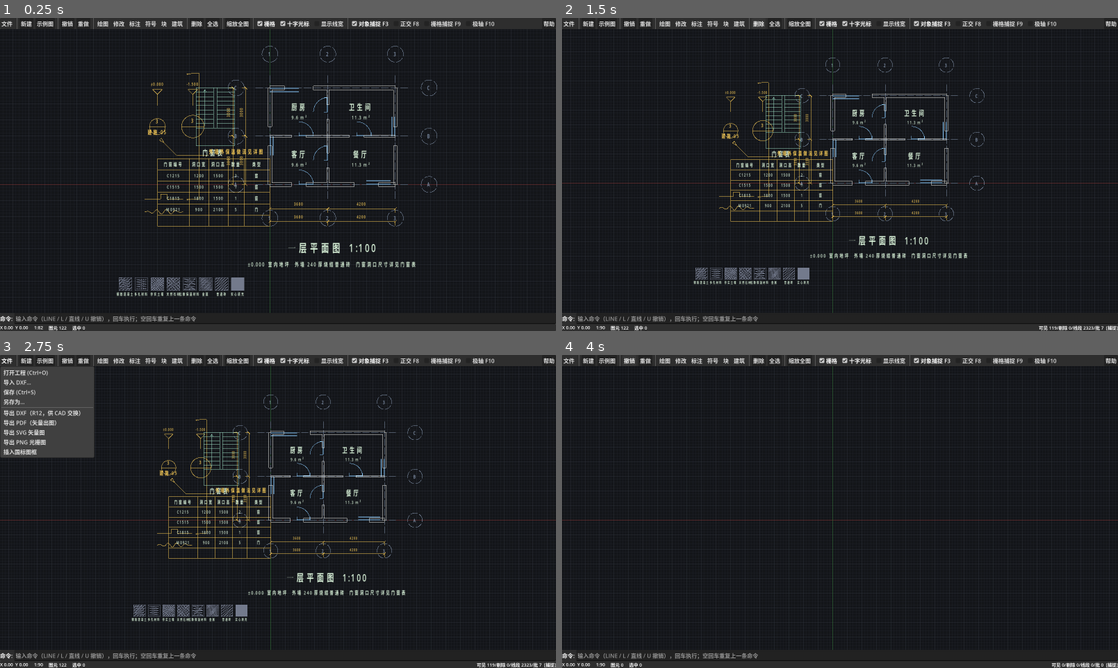
Above: before the commit, frames 1-4 (two rows, left to right).
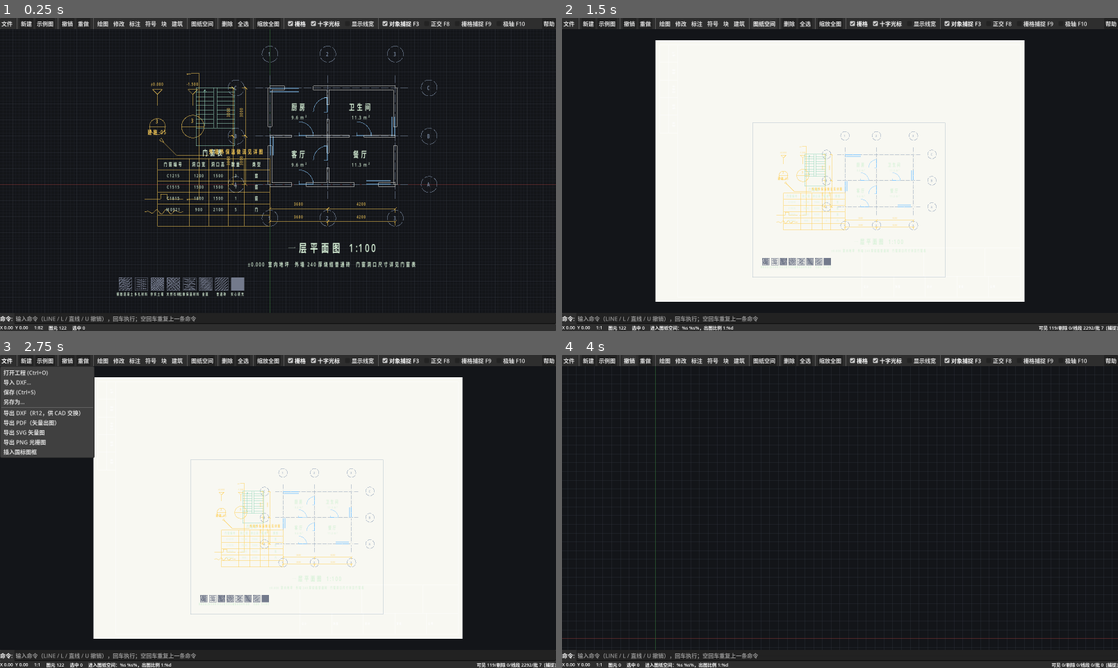
Above: after the commit, the same moments.

Repository: v-dao/HouseBuilder
Game: Godot game, scene res://src/main.tscn
Same seed, same stepped clock (60 frames per second), same inputs: the game is played once before the commit and once after it.
Inputs (mouse positions are in pixels of both pictures, inside the frame that each line leads up to):
- Up to frame 1 (0.25 s): no input
- Up to frame 2 (1.5 s): click "示例图" at 0.5 s; click (762, 24) at 1.25 s, where only the run after the commit has a clickable "图纸空间"
- Up to frame 3 (2.75 s): click "文件" at 2 s
- Up to frame 4 (4 s): click "新建" at 2.75 s; click "撤销" at 3.5 s

The runs differ from the first frame. In frame 1, 0.7% of the frame differs, in the area x 34-95%, y 0-4%; in frame 2, 57%, in the area x 0-100%, y 0-100%; in frame 3, 57%; in frame 4, 1.7%.

Commit message:
P3-完成: 图纸空间（布局 + 视口 + 模型/图纸切换）
CadLayout（src/core/cad_layout.gd）
模型空间是 1:1 真实尺寸，图纸空间是"一张纸"。
布局的作用是把模型空间的一块区域按指定比例摆到纸上 ——
这样出图时线宽、字号、符号大小都按图纸毫米取值，所见即所得。
每个布局含幅面（A0~A4/加长）、横竖式、一个或多个视口、
以及标题栏字段。数据结构已按"一纸多视口"设计（viewports 数组），
本实现先用单视口，后续扩展不需要改格式。

比例自动吸附到国标常用值（1:1 1:2 1:5 1:10 … 1:100 1:200，GB/T 50001 第 6 章），
并保证视口不越出纸张、不压住标题栏。

渲染
- 图纸空间下 view 按**图纸毫米**解释，纸张、图框、标题栏、会签栏都以 1:1 绘制
- 视口内的模型内容经「模型 -> 图纸 -> 屏幕」复合变换绘制：
  zoom = view.zoom / 视口比例，center = 模型中心 - (视口中心 - 视图中心) * 比例
- 视口边界裁剪：不裁剪的话视口外的模型会溢到图纸其他区域上
- 视口内线宽按**纸张缩放**换算（renderer.px_per_mm = view.zoom），
  而不是固定常数 —— 1.0mm 的墙线在纸上必须真的是 1.0mm，否则布局失去意义

UI：工具栏「图纸空间」按钮在模型/图纸之间切换

陷阱（已记入 docs/GDScript编码约定与陷阱.md）
- 内部类名不能与引擎原生类重名：CadLayout 里原本叫 Viewport，
  与 Godot 原生 Viewport 冲突。这已是本项目第二次踩（前有 TextEdit），
  故把这条写进文档

测试：新增 26 项断言，累计 1540 项全通过

Diff:
--- a/src/app/main_window.gd
+++ b/src/app/main_window.gd
@@ -88,6 +88,8 @@
 	hb.add_child(_cmd_menu("符号", ["符号"]))
 	hb.add_child(_cmd_menu("块", ["块"]))
 	hb.add_child(_cmd_menu("建筑", ["建筑"]))
+	hb.add_child(VSeparator.new())
+	hb.add_child(_btn("图纸空间", func() -> void: _toggle_layout()))
 	hb.add_child(VSeparator.new())
 	hb.add_child(_btn("删除", func() -> void: viewport.delete_selection()))
 	hb.add_child(_btn("全选", func() -> void: viewport.select_all()))
@@ -464,6 +466,20 @@
 # 交互回调
 # ---------------------------------------------------------------------------
 
+## 在模型空间与图纸空间之间切换
+func _toggle_layout() -> void:
+	if viewport.is_layout_mode():
+		viewport.exit_layout()
+		_show_status("回到模型空间")
+	else:
+		viewport.enter_layout()
+		var l := doc.current_layout()
+		if l != null:
+			_show_status("进入图纸空间：%s %s%，出图比例 1:%d" % [
+				l.format, "竖式" if l.portrait else "横式", int(l.main_viewport().scale)])
+	_refresh_status()
+
+
 func _run(name: String) -> void:
 	cmd_edit.text = ""
 	viewport.run_command_by_name(name)
--- a/src/core/cad_document.gd
+++ b/src/core/cad_document.gd
@@ -47,6 +47,12 @@
 ## 图形单位：国标建筑图以毫米为单位
 var unit_name: String = "mm"
 
+# --- 图纸空间 ---
+## 图纸空间布局（一张图纸 = 一个布局）
+var layouts: Array = []
+## 当前激活的布局下标。-1 表示在模型空间。
+var active_layout: int = -1
+
 # --- 撤销 ---
 var undo: UndoStack = UndoStack.new()
 
@@ -133,6 +139,19 @@
 
 func entity_count() -> int:
 	return entities.size()
+
+
+## 当前激活的布局，模型空间时返回 null
+func current_layout() -> CadLayout:
+	if active_layout < 0 or active_layout >= layouts.size():
+		return null
+	return layouts[active_layout]
+
+
+func ensure_layout(name := "布局1", format := "A3", portrait := false) -> CadLayout:
+	if layouts.is_empty():
+		layouts.append(CadLayout.make(name, format, portrait))
+	return layouts[0]
 
 
 ## 文档外包盒
--- /dev/null
+++ b/src/core/cad_layout.gd
@@ -0,0 +1,164 @@
+class_name CadLayout
+extends RefCounted
+## 图纸空间的一个布局（一张图纸）。
+##
+## 模型空间是 1:1 的真实尺寸，图纸空间是"一张纸"。
+## 布局的作用是把模型空间的一块区域，按指定比例摆到纸上 ——
+## 这样出图时线宽、字号、符号大小都按图纸毫米取值，所见即所得。
+##
+## 本实现每个布局只有一个视口（一个模型区域的矩形开窗）。
+## 真实 CAD 支持一纸多视口（例如一张图上同时放平面图和详图），
+## 那是同一套机制叠加，留待后续扩展 —— 数据结构已经能容纳（viewports 数组）。
+
+## 视口：模型空间的一块区域映射到纸上的一个矩形
+class PaperView:
+	extends RefCounted
+	## 在图纸上的位置与大小（图纸毫米，原点在纸张左下角）
+	var paper_rect := Rect2(0, 0, 100, 100)
+	## 视口中心对应的模型坐标（模型毫米）
+	var model_center := Vector2.ZERO
+	## 出图比例分母：1:100 时为 100
+	var scale := 100.0
+	## 是否锁定（锁定后不能在视口内平移模型）
+	var locked := false
+	## 视口边框是否打印
+	var print_border := false
+
+	func duplicate_vp() -> PaperView:
+		var v := PaperView.new()
+		v.paper_rect = paper_rect
+		v.model_center = model_center
+		v.scale = scale
+		v.locked = locked
+		v.print_border = print_border
+		return v
+
+	## 视口覆盖的模型区域
+	func model_rect() -> Rect2:
+		var half := paper_rect.size * scale * 0.5
+		return Rect2(model_center - half, half * 2.0)
+
+	## 模型坐标 -> 图纸毫米
+	func model_to_paper(p: Vector2) -> Vector2:
+		return paper_rect.position + paper_rect.size * 0.5 + (p - model_center) / maxf(scale, 1.0e-6)
+
+
+var name := "布局1"
+## 幅面名（A0~A4 或加长幅面），与 GbSheet 一致
+var format := "A3"
+var portrait := false
+var viewports: Array = []
+## 关联的图框字段（工程名称/图名/图号等），出图时写进标题栏
+var title_fields: Dictionary = {}
+
+
+static func make(p_name: String, p_format := "A3", p_portrait := false) -> CadLayout:
+	var l := CadLayout.new()
+	l.name = p_name
+	l.format = p_format
+	l.portrait = p_portrait
+	l.viewports.append(PaperView.new())
+	return l
+
+
+## 纸张尺寸（图纸毫米，已按横竖式调整）
+func paper_size() -> Vector2:
+	var s := GbSheet.sheet_size(format)
+	if s.x <= 0.0:
+		s = Vector2(420.0, 297.0)
+	if portrait:
+		return Vector2(s.y, s.x)
+	return s
+
+
+## 首个视口
+func main_viewport() -> PaperView:
+	if viewports.is_empty():
+		viewports.append(PaperView.new())
+	return viewports[0] as PaperView
+
+
+## 让首个视口恰好框住给定的模型区域，并按纸张可用面积取整到常用比例
+func fit_model_to_paper(model_rect: Rect2, margin_mm := 10.0) -> void:
+	var paper := paper_size()
+	var vp := main_viewport()
+	# 图框内缩（与 GbSheet.build_frame 保持一致：左 25 装订边，其余 5~10）
+	var m := GbSheet.margins(format)
+	var inner := Rect2(Vector2(float(m[0]), float(m[1])),
+		paper - Vector2(float(m[0]) + float(m[1]), float(m[1]) * 2.0))
+	# 标题栏占去右下角 180x56，视口不与它重叠
+	var avail := Rect2(inner.position, inner.size - Vector2(0.0, GbSheet.TITLE_H + margin_mm))
+	# 选一个不小于需求的常用比例，保证内容完整落在视口内
+	var need := Vector2(maxf(model_rect.size.x, 1.0), maxf(model_rect.size.y, 1.0))
+	var usable := avail.size - Vector2(margin_mm * 2.0, margin_mm * 2.0)
+	var ratio := maxf(need.x / maxf(usable.x, 1.0), need.y / maxf(usable.y, 1.0))
+	var scale := _snap_scale(ratio)
+	vp.scale = scale
+	vp.model_center = model_rect.position + model_rect.size * 0.5
+	vp.paper_rect = Rect2(avail.position + Vector2(margin_mm, margin_mm),
+		need / scale + Vector2(margin_mm, margin_mm) * 2.0)
+	# 视口不能超出可用区域
+	vp.paper_rect.size = Vector2(minf(vp.paper_rect.size.x, avail.size.x),
+		minf(vp.paper_rect.size.y, avail.size.y))
+	vp.paper_rect.position = avail.position + (avail.size - vp.paper_rect.size) * 0.5
+
+
+## 把比例吸附到国标常用比例（GB/T 50001 第 6 章：1:1 1:2 1:5 1:10 …）
+static func _snap_scale(ratio: float) -> float:
+	var series := [1.0, 2.0, 2.5, 5.0, 10.0, 15.0, 20.0, 25.0, 30.0, 50.0,
+		100.0, 150.0, 200.0, 300.0, 500.0, 1000.0, 2000.0]
+	for s in series:
+		if s >= ratio:
+			return float(s)
+	return 5000.0
+
+
+func duplicate_layout() -> CadLayout:
+	var l := CadLayout.make(name, format, portrait)
+	l.viewports.clear()
+	for v in viewports:
+		l.viewports.append((v as PaperView).duplicate_vp())
+	l.title_fields = title_fields.duplicate()
+	return l
+
+
+func to_dict() -> Dictionary:
+	var vps := []
+	for v in viewports:
+		var vp := v as PaperView
+		vps.append({
+			"paper_rect": [vp.paper_rect.position.x, vp.paper_rect.position.y,
+				vp.paper_rect.size.x, vp.paper_rect.size.y],
+			"model_center": [vp.model_center.x, vp.model_center.y],
+			"scale": vp.scale,
+			"locked": vp.locked,
+			"print_border": vp.print_border,
+		})
+	return {
+		"name": name, "format": format, "portrait": portrait,
+		"title_fields": title_fields.duplicate(), "viewports": vps,
+	}
+
+
+static func from_dict(d: Dictionary) -> CadLayout:
+	var l := CadLayout.new()
+	l.name = String(d.get("name", "布局1"))
+	l.format = String(d.get("format", "A3"))
+	l.portrait = bool(d.get("portrait", false))
+	var tf = d.get("title_fields", {})
+	if tf is Dictionary:
+		l.title_fields = (tf as Dictionary).duplicate()
+	l.viewports.clear()
+	for vd in (d.get("viewports", []) as Array):
+		var v := PaperView.new()
+		var pr: Array = (vd as Dictionary).get("paper_rect", [0, 0, 100, 100])
+		v.paper_rect = Rect2(float(pr[0]), float(pr[1]), float(pr[2]), float(pr[3]))
+		var mc: Array = (vd as Dictionary).get("model_center", [0, 0])
+		v.model_center = Vector2(float(mc[0]), float(mc[1]))
+		v.scale = float((vd as Dictionary).get("scale", 100.0))
+		v.locked = bool((vd as Dictionary).get("locked", false))
+		v.print_border = bool((vd as Dictionary).get("print_border", false))
+		l.viewports.append(v)
+	if l.viewports.is_empty():
+		l.viewports.append(PaperView.new())
+	return l
--- a/src/io/native_format.gd
+++ b/src/io/native_format.gd
@@ -119,9 +119,17 @@
 		"dim_styles": dss,
 		"blocks": blks,
 		"entities": ents,
+		"layouts": _layouts_to_arr(doc),
 		# 预留：三维模型 / 施工工序 / 工程量 等后续阶段的数据
 		"extensions": {},
 	}
+
+
+static func _layouts_to_arr(doc: CadDocument) -> Array:
+	var out := []
+	for l in doc.layouts:
+		out.append((l as CadLayout).to_dict())
+	return out
 
 
 static func _dim_style_to_dict(ds: CadDimStyle) -> Dictionary:
@@ -240,6 +248,7 @@
 	_load_dim_styles(doc, d.get("dim_styles", {}))
 	_load_blocks(doc, d.get("blocks", {}))
 	_load_settings(doc, d.get("settings", {}))
+	_load_layouts(doc, d.get("layouts", []))
 
 	# 图元：先全部加入（此时块已就位，块引用能解析到定义）
 	var ents = d.get("entities", [])
@@ -367,6 +376,14 @@
 		doc.blocks[b.name] = b
 
 
+static func _load_layouts(doc: CadDocument, src) -> void:
+	doc.layouts.clear()
+	doc.active_layout = -1
+	for ld in (src as Array):
+		if ld is Dictionary:
+			doc.layouts.append(CadLayout.from_dict(ld))
+
+
 static func _load_settings(doc: CadDocument, src) -> void:
 	if not (src is Dictionary):
 		return
--- a/src/render/cad_renderer.gd
+++ b/src/render/cad_renderer.gd
@@ -25,6 +25,11 @@
 var max_segments: int = 400000
 ## 全局线型比例
 var ltscale: float = 1.0
+## 图纸空间视口的裁剪矩形（屏幕坐标）。enabled 为假时不裁剪。
+## 没有裁剪的话，视口外的模型内容会溢出到图纸的其他区域上。
+var clip_enabled := false
+var clip_rect := Rect2()
+
 ## 屏幕字高小于此像素数则跳过绘制
 var min_text_px: int = 5
 var max_text_px: int = 600
@@ -212,7 +217,50 @@
 	var model_pairs := PackedVector2Array()
 	_append_dashed(model_pairs, poly, pattern, c.is_closed())
 	if model_pairs.size() >= 2:
-		bucket.append_array(xf * model_pairs)
+		var screen_pairs := xf * model_pairs
+		if clip_enabled:
+			for k in range(0, screen_pairs.size() - 1, 2):
+				_push_seg(bucket, screen_pairs[k], screen_pairs[k + 1])
+		else:
+			bucket.append_array(screen_pairs)
+
+
+## 线段入桶。开启裁剪时先对屏幕空间的线段做矩形裁剪。
+func _push_seg(bucket: PackedVector2Array, a: Vector2, b: Vector2) -> void:
+	if not clip_enabled:
+		bucket.append(a)
+		bucket.append(b)
+		return
+	var r := _clip_seg_rect(a, b, clip_rect)
+	if r.size() == 2:
+		bucket.append(r[0])
+		bucket.append(r[1])
+
+
+## 线段对矩形裁剪（Liang-Barsky）
+static func _clip_seg_rect(a: Vector2, b: Vector2, r: Rect2) -> PackedVector2Array:
+	var dx := b.x - a.x
+	var dy := b.y - a.y
+	var t0 := 0.0
+	var t1 := 1.0
+	var p := PackedFloat64Array([-dx, dx, -dy, dy])
+	var q := PackedFloat64Array([a.x - r.position.x,
+		r.position.x + r.size.x - a.x,
+		a.y - r.position.y,
+		r.position.y + r.size.y - a.y])
+	for i in range(4):
+		if absf(p[i]) <= 1.0e-12:
+			if q[i] < 0.0:
+				return PackedVector2Array()
+		else:
+			var t := q[i] / p[i]
+			if p[i] < 0.0:
+				t0 = maxf(t0, t)
+			else:
+				t1 = minf(t1, t)
+	if t0 > t1:
+		return PackedVector2Array()
+	return PackedVector2Array([a + Vector2(dx, dy) * t0, a + Vector2(dx, dy) * t1])
 
 
 func _append_segments(bucket: PackedVector2Array, pts: PackedVector2Array, closed: bool) -> void:
@@ -221,12 +269,10 @@
 		return
 	var n := pts.size()
 	for i in range(n - 1):
-		bucket.append(pts[i])
-		bucket.append(pts[i + 1])
+		_push_seg(bucket, pts[i], pts[i + 1])
 	# 闭合折线补上首尾段（细分结果通常已首尾重合，故先判重）
 	if closed and n > 2 and not pts[0].is_equal_approx(pts[n - 1]):
-		bucket.append(pts[n - 1])
-		bucket.append(pts[0])
+		_push_seg(bucket, pts[n - 1], pts[0])
 	_seg_count += maxi(n - 1, 0)
 
 
@@ -304,8 +350,7 @@
 			continue
 		var scr := view_xf * pts
 		for i in range(scr.size()):
-			bucket.append(scr[i])
-			bucket.append(scr[(i + 1) % scr.size()])
+			_push_seg(bucket, scr[i], scr[(i + 1) % scr.size()])
 		_seg_count += scr.size()
 
 
--- a/src/ui/cad_viewport.gd
+++ b/src/ui/cad_viewport.gd
@@ -56,6 +56,9 @@
 var _panning := false
 var _pan_anchor := Vector2.ZERO
 var _mouse_inside := false
+## 图框几何缓存：图纸空间下按布局参数生成一次，避免每帧重建
+var _frame_doc: CadDocument = null
+var _frame_key := ""
 
 
 func _ready() -> void:
@@ -142,8 +145,16 @@
 # 绘制
 # ---------------------------------------------------------------------------
 
+## 当前是否处于图纸空间
+func is_layout_mode() -> bool:
+	return doc != null and doc.current_layout() != null
+
+
 func _draw() -> void:
 	draw_rect(Rect2(Vector2.ZERO, size), bg_color)
+	if is_layout_mode():
+		_draw_layout()
+		return
 	if show_grid:
 		_draw_grid()
 	if show_axes:
@@ -169,6 +180,111 @@
 		_draw_selection_box()
 	if show_crosshair and _mouse_inside:
 		_draw_crosshair()
+
+
+## 图纸空间绘制。
+##
+## 坐标语义：此时 view.center / view.zoom 按**图纸毫米**解释，
+## 于是纸张、图框、标题栏都以 1:1 的真实图纸尺寸绘制。
+## 每个视口再把模型内容经「模型 -> 图纸 -> 屏幕」的复合变换画进来，
+## 并裁剪到视口边界 —— 不裁剪的话视口外的模型会溢到图纸其他区域上。
+func _draw_layout() -> void:
+	var layout := doc.current_layout()
+	if layout == null:
+		return
+	# 纸张
+	var paper := layout.paper_size()
+	var p0 := view.to_screen(Vector2.ZERO)
+	var p1 := view.to_screen(paper)
+	var pr := Rect2(p0, Vector2.ZERO).merge(Rect2(p1, Vector2.ZERO))
+	draw_rect(pr, Color(0.97, 0.97, 0.95))
+	draw_rect(pr, Color(0.35, 0.38, 0.42), false, 1.0)
+
+	# 图框 + 标题栏 + 会签栏（按布局参数缓存）
+	_draw_frame(layout)
+
+	# 各视口内的模型内容
+	for v in layout.viewports:
+		_draw_paper_view(layout, v as CadLayout.PaperView)
+
+
+func _draw_frame(layout: CadLayout) -> void:
+	var key := "%s|%s|%s" % [layout.format, str(layout.portrait), str(layout.title_fields)]
+	if _frame_doc == null or key != _frame_key:
+		var fd := CadDocument.new()
+		fd.plot_scale = 1.0
+		GbSheet.build_frame(fd, layout.format, layout.portrait, layout.title_fields)
+		_frame_doc = fd
+		_frame_key = key
+	# 图框按 1:1 图纸尺寸生成，与纸张空间的坐标语义一致，直接画
+	renderer.ltscale = 1.0
+	renderer.clip_enabled = false
+	renderer.draw(_frame_doc, view, self)
+
+
+func _draw_paper_view(layout: CadLayout, vp: CadLayout.PaperView) -> void:
+	# 视口边界：出图时默认不打印，故用浅色提示，屏幕上仍可见
+	var a := view.to_screen(vp.paper_rect.position)
+	var b := view.to_screen(vp.paper_rect.position + vp.paper_rect.size)
+	var screen_rect := Rect2(a, Vector2.ZERO).merge(Rect2(b, Vector2.ZERO))
+	if not vp.print_border:
+		draw_rect(screen_rect, Color(0.45, 0.55, 0.65, 0.5), false, 1.0)
+
+	# 复合变换：模型 -> 图纸 -> 屏幕。
+	# 设图纸视图为 (center=vc, zoom=vz)、视口比例为 s、视口中心为 pc（图纸坐标）、
+	# 模型中心为 mc，则复合后等价于 zoom = vz/s、center = mc - (pc - vc)*s。
+	var vp_view := ViewTransform.new()
+	vp_view.set_view_size(view.view_size)
+	vp_view.zoom = view.zoom / maxf(vp.scale, 1.0e-9)
+	vp_view.center = vp.model_center - (vp.paper_rect.position + vp.paper_rect.size * 0.5 - view.center) * vp.scale
+
+	renderer.ltscale = doc.ltscale
+	renderer.clip_enabled = true
+	renderer.clip_rect = screen_rect
+	# 线宽要按**纸张缩放**换算，而不是固定常数：
+	# 布局的意义就是所见即所得，1.0mm 的墙线在纸上必须真的是 1.0mm。
+	# view.zoom 此时正是「图纸毫米 -> 像素」，直接拿它当 px_per_mm。
+	var saved_px := renderer.px_per_mm
+	renderer.px_per_mm = view.zoom
+	renderer.draw(doc, vp_view, self, [])
+	renderer.px_per_mm = saved_px
+	renderer.clip_enabled = false
+
+
+## 进入图纸空间。若尚无布局则按当前图形范围新建一个。
+func enter_layout() -> void:
+	if doc == null:
+		return
+	var bb := doc.get_bbox()
+	var layout := doc.ensure_layout()
+	layout.fit_model_to_paper(bb)
+	doc.active_layout = 0
+	_frame_key = ""
+	# 视图切到纸张坐标：让整张纸铺满视口
+	var paper := layout.paper_size()
+	view.zoom = minf(size.x / maxf(paper.x, 1.0), size.y / maxf(paper.y, 1.0)) * 0.92
+	view.center = paper * 0.5
+	queue_redraw()
+
+
+## 回到模型空间
+func exit_layout() -> void:
+	if doc == null:
+		return
+	doc.active_layout = -1
+	zoom_extents()
+
+
+## 让布局的视口恰好框住当前图形范围
+func fit_layout_to_drawing() -> void:
+	if doc == null:
+		return
+	var layout := doc.current_layout()
+	if layout == null:
+		return
+	layout.fit_model_to_paper(doc.get_bbox())
+	_frame_key = ""
+	queue_redraw()
 
 
 ## 自适应栅格：从 1-2-5 数列里挑一个间距，使屏幕上落在合理范围。
--- a/tests/capture.gd
+++ b/tests/capture.gd
@@ -55,6 +55,25 @@
 	print("[snap] 捕捉结果: 类型=%s 点=%s" % [
 		SnapType.name_of(vp._last_snap.type) if vp._last_snap != null else "无",
 		str(vp._last_snap.point) if vp._last_snap != null else "-"])
+
+	# 图纸空间：核对图框、标题栏、视口内容是否按出图比例摆放
+	var doc = vp.doc
+	var layout: CadLayout = doc.ensure_layout()
+	layout.title_fields = {
+		"project": "某住宅小区 1# 楼", "drawing": "一层平面图",
+		"number": "建施-05", "scale": "1:100",
+		"design": "张", "draw": "李", "check": "王", "approve": "赵",
+		"sign": "已会签",
+	}
+	vp._mouse_inside = false
+	vp.enter_layout()
+	await _settle()
+	await _shot("res://tests/out/_layout.png", "图纸空间")
+	print("[layout] 幅面=%s 视口比例=1:%d 纸张=%.0fx%.0fmm" % [
+		layout.format, int(layout.main_viewport().scale),
+		layout.paper_size().x, layout.paper_size().y])
+	print("[layout] 视口覆盖模型区域 = %.0f x %.0f mm" % [
+		layout.main_viewport().model_rect().size.x, layout.main_viewport().model_rect().size.y])
 	get_tree().quit(0)
 
 
--- a/tests/test_p3.gd
+++ b/tests/test_p3.gd
@@ -20,6 +20,11 @@
 	suite = "图幅图框"
 	_test_sheets()
 	_test_title_block()
+
+	suite = "图纸空间布局"
+	_test_layout_basics()
+	_test_layout_fit()
+	_test_layout_roundtrip()
 
 
 # ---------------------------------------------------------------------------
@@ -280,3 +285,93 @@
 		if e is EntText or e is EntMText:
 			texts += 1
 	ok(texts >= 6, "标题栏应写入多项文字（工程名称/图名/图号/比例等），实际 %d" % texts)
+
+
+# ---------------------------------------------------------------------------
+# 图纸空间布局
+# ---------------------------------------------------------------------------
+
+func _test_layout_basics() -> void:
+	var l := CadLayout.make("布局1", "A3", false)
+	var paper := l.paper_size()
+	close(paper.x, 420.0, "A3 横式纸张宽", 1e-6)
+	close(paper.y, 297.0, "A3 横式纸张高", 1e-6)
+	# 竖式交换长短边
+	var lp := CadLayout.make("布局2", "A3", true)
+	close(lp.paper_size().x, 297.0, "A3 竖式纸张宽", 1e-6)
+	close(lp.paper_size().y, 420.0, "A3 竖式纸张高", 1e-6)
+	# 未知幅面退回 A3，不应崩
+	var bad := CadLayout.make("布局3", "不存在的幅面", false)
+	close(bad.paper_size().x, 420.0, "未知幅面应退回 A3", 1e-6)
+
+	# 视口的模型->图纸映射：比例 1:100 时，模型 1000mm 应对应图纸 10mm
+	var vp := l.main_viewport()
+	vp.scale = 100.0
+	vp.paper_rect = Rect2(10, 10, 100, 50)
+	vp.model_center = Vector2(5000, 3000)
+	var center_paper := vp.model_to_paper(vp.model_center)
+	vclose(center_paper, vp.paper_rect.position + vp.paper_rect.size * 0.5,
+		"模型中心应映射到视口中心", 1e-6)
+	var offset := vp.model_to_paper(vp.model_center + Vector2(1000, 0)) - center_paper
+	close(offset.x, 10.0, "模型 1000mm 在 1:100 下对应图纸 10mm", 1e-6)
+	# 模型区域应等于视口尺寸乘以比例
+	var mr := vp.model_rect()
+	close(mr.size.x, 100.0 * 100.0, "视口覆盖的模型宽度 = 图纸宽 x 比例", 1e-6)
+
+
+func _test_layout_fit() -> void:
+	var l := CadLayout.make("布局1", "A3", false)
+	# 一个 7800x6000 的图形，按 1:100 应能放进 A3
+	l.fit_model_to_paper(Rect2(0, 0, 7800, 6000))
+	var vp := l.main_viewport()
+	ok(vp.scale >= 1.0, "比例应为正数")
+	# 应吸附到国标常用比例
+	var series := [1.0, 2.0, 2.5, 5.0, 10.0, 15.0, 20.0, 25.0, 30.0, 50.0,
+		100.0, 150.0, 200.0, 300.0, 500.0, 1000.0, 2000.0]
+	ok(series.has(vp.scale), "比例应吸附到国标常用值，实际 %s" % str(vp.scale))
+	# 视口不得超出纸张
+	var paper := l.paper_size()
+	var r := vp.paper_rect
+	ok(r.position.x >= -1e-6 and r.position.y >= -1e-6,
+		"视口不应越过纸张左下角：%s" % str(r))
+	ok(r.position.x + r.size.x <= paper.x + 1e-6 and r.position.y + r.size.y <= paper.y + 1e-6,
+		"视口不应越过纸张右上角：视口 %s 纸张 %s" % [str(r), str(paper)])
+	# 模型区域应覆盖整个图形
+	var mr := vp.model_rect()
+	ok(mr.size.x >= 7800.0 - 1.0 and mr.size.y >= 6000.0 - 1.0,
+		"视口模型区域应能容纳整个图形：%s" % str(mr.size))
+	# 视口不应与标题栏重叠（标题栏在图框内右下角）
+	var title_top := r.position.y + r.size.y
+	ok(title_top <= paper.y - 1.0, "视口不应顶到纸张上边缘")
+
+
+func _test_layout_roundtrip() -> void:
+	var doc := CadDocument.new()
+	var l := doc.ensure_layout("我的布局", "A2", true)
+	l.title_fields = {"project": "测试工程", "drawing": "平面图", "number": "建施-01"}
+	var vp := l.main_viewport()
+	vp.scale = 50.0
+	vp.model_center = Vector2(1234.0, 5678.0)
+	vp.paper_rect = Rect2(20, 30, 300, 200)
+	vp.print_border = true
+	vp.locked = true
+
+	var path := "user://layout.hbd"
+	NativeFormat.save(doc, path)
+	var doc2 := CadDocument.new()
+	ok(NativeFormat.load_into(doc2, path) == OK, "含布局的工程应能载入")
+	ok(doc2.layouts.size() == 1, "布局数量往返")
+	if doc2.layouts.size() == 1:
+		var l2: CadLayout = doc2.layouts[0]
+		ok(l2.name == "我的布局", "布局名往返")
+		ok(l2.format == "A2", "幅面往返")
+		ok(l2.portrait, "横竖式往返")
+		close(l2.main_viewport().scale, 50.0, "视口比例往返")
+		vclose(l2.main_viewport().model_center, Vector2(1234, 5678), "视口模型中心往返", 1e-6)
+		vclose(l2.main_viewport().paper_rect.position, Vector2(20, 30), "视口位置往返", 1e-6)
+		ok(l2.main_viewport().print_border, "视口打印边框标记往返")
+		ok(l2.main_viewport().locked, "视口锁定标记往返")
+		ok(String(l2.title_fields.get("project", "")) == "测试工程", "标题栏字段往返")
+	# 没有布局的旧文件应能正常载入
+	var doc3 := CadDocument.new()
+	ok(NativeFormat.load_into(doc3, path) == OK, "重复载入应成功")
Not shown, added: src/core/cad_layout.gd.uid
